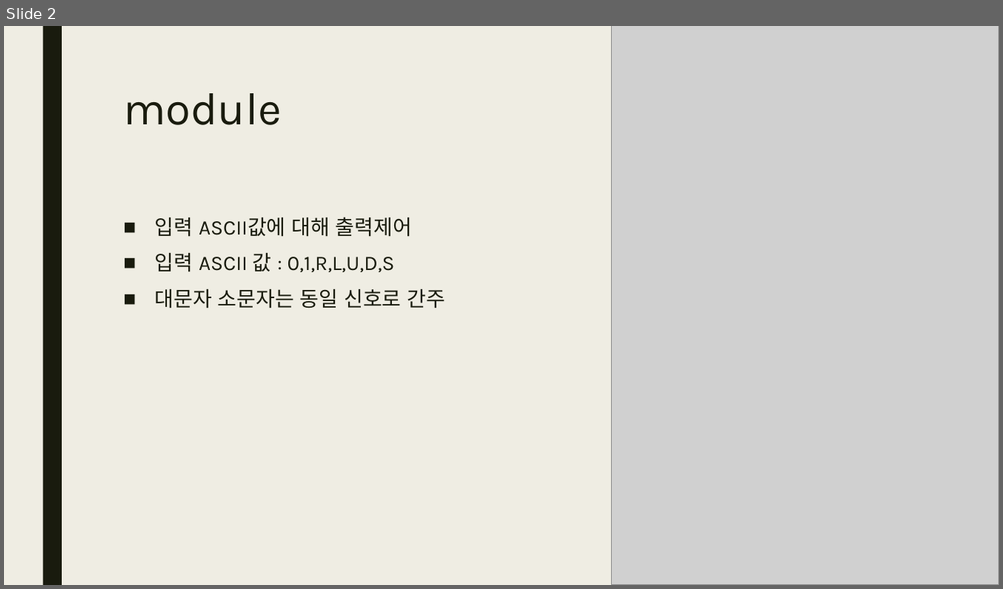
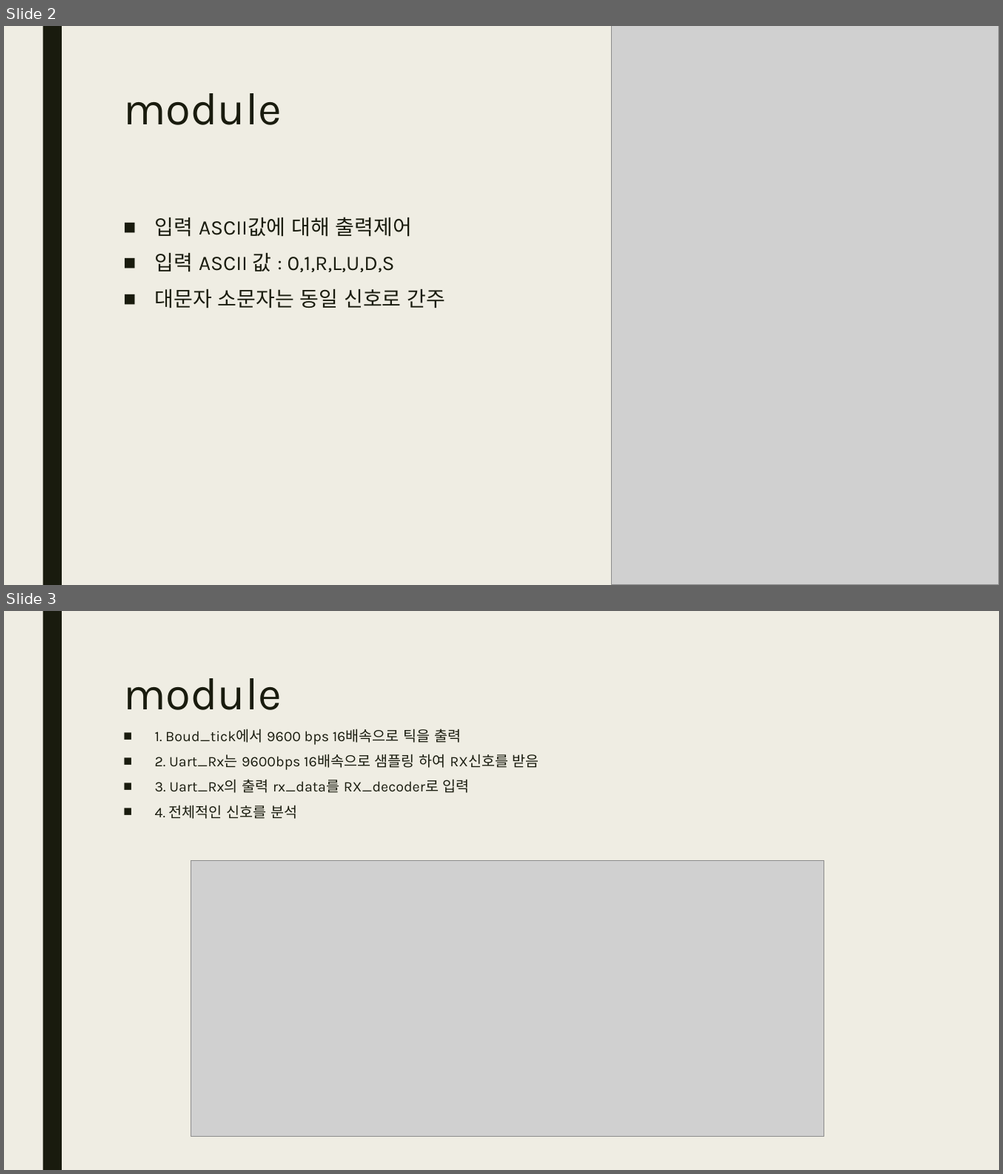
Before and after one commit to JunHyoung0608/Verilog_2026_Project, a slide deck: L01_uart_stopwatch_watch/이준형_uart_rx_decoder_sim.pptx. Shown one above the other, each under a label of ours: slide 2 before the commit, slides 2 and 3 after it. The pictures are 1003x589 and 1003x1174 pixels, drawn with LibreOffice and Linux fonts; fonts in the diff are those of the drawing; grey boxes stand for pictures. Boxes give left, top, right and bottom in pixels: in the first picture for what was removed or moved away, otherwise in the second. Text is boxed around its words. In the diff, an @@ line names an element or a change of style, - is before the commit and + after.

```diff
--- a/L01_uart_stopwatch_watch/이준형_uart_rx_decoder_sim.pptx
+++ b/L01_uart_stopwatch_watch/이준형_uart_rx_decoder_sim.pptx
@@ slide 3 added at [4, 611, 999, 1170], background #EFEDE3; not listed: 1 template element that a slide beside it also shows @@
@@ title added at [123, 678, 282, 710], 44 pt, text #191B0E @@
+module
@@ text added at [155, 729, 539, 819], 14 pt, text #191B0E @@
+■ 1. Boud_tick에서 9600 bps 16배속으로 틱을 출력
+■ 2. Uart_Rx는 9600bps 16배속으로 샘플링 하여 RX신호를 받음
+■ 3. Uart_Rx의 출력 rx_data를 RX_decoder로 입력
+■ 4. 전체적인 신호를 분석
@@ picture added at [191, 860, 824, 1136] @@
```
Also in this commit, not shown: 2 slides changed, 2 slides removed, 32 other files.
